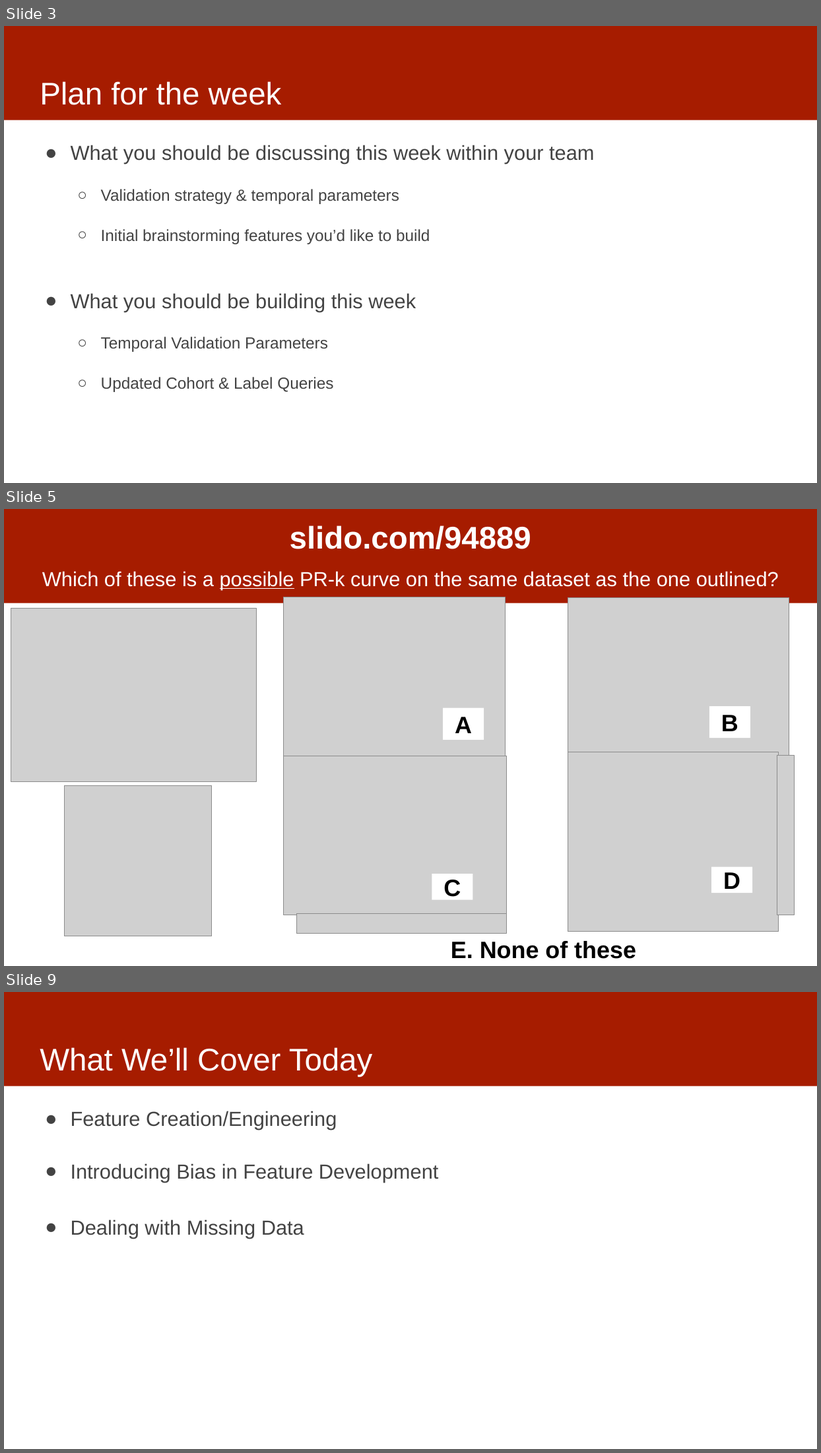
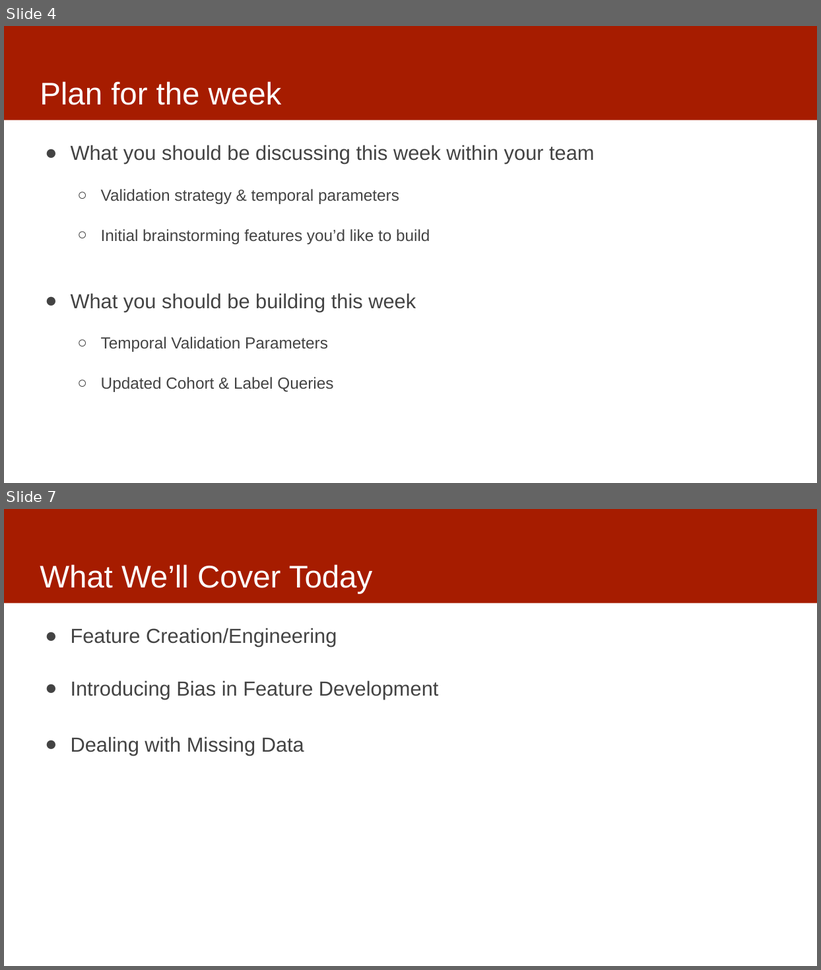
Before and after one commit to dssg/mlforpublicpolicylab, a slide deck: Lectures/12-features-and-imputation.pptx. Shown one above the other, each under a label of ours: slides 3, 5 and 9 before the commit, slides 4 and 7 after it; the slides between them are not shown. The pictures are 821x1453 and 821x970 pixels, drawn with LibreOffice and Linux fonts; fonts in the diff are those of the drawing; grey boxes stand for pictures. Boxes give left, top, right and bottom in pixels: in the first picture for what was removed or moved away, otherwise in the second. Text is boxed around its words. In the diff, an @@ line names an element or a change of style, - is before the commit and + after.

```diff
--- a/Lectures/12-features-and-imputation.pptx
+++ b/Lectures/12-features-and-imputation.pptx
@@ slide 5 removed at (4,509,817,966), background #FFFFFF; not listed: 1 template element that a slide beside it also shows @@
@@ title removed at (42,525,779,590) @@
-slido.com/94889
-Which of these is a possible PR-k curve on the same dataset as the one outlined?
@@ picture removed at (284,597,506,757) @@
@@ picture removed at (568,597,789,757) @@
@@ picture removed at (11,608,257,782) @@
@@ rectangle removed at (710,706,750,739) @@
-B
@@ rectangle removed at (443,708,484,740) @@
-A
@@ picture removed at (284,756,507,916) @@
@@ picture removed at (568,753,779,931) @@
@@ picture removed at (778,756,795,916) @@
@@ picture removed at (64,786,212,937) @@
@@ rectangle removed at (432,875,473,900) @@
-C
@@ rectangle removed at (712,867,752,893) @@
-D
@@ picture removed at (297,914,507,934) @@
@@ text removed at (451,941,636,959) @@
-E. None of these
@@ what was slide 3 is now slide 4 @@
@@ what was slide 9 is now slide 7 @@
```
Also in this commit, not shown: 3 slides changed, 1 slide added, 2 other slides removed.
